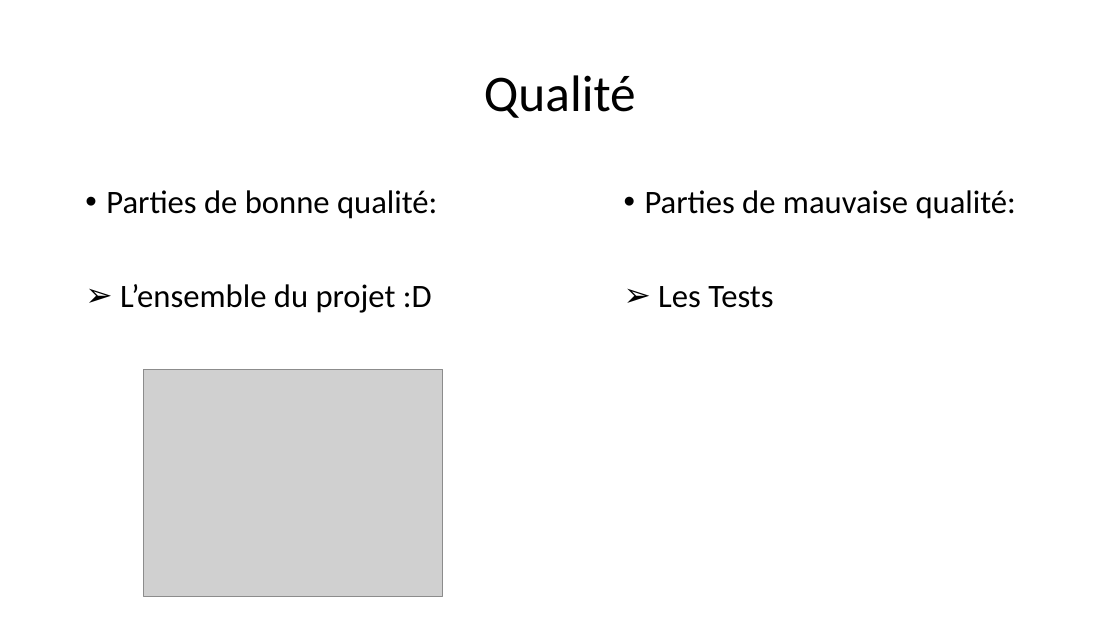
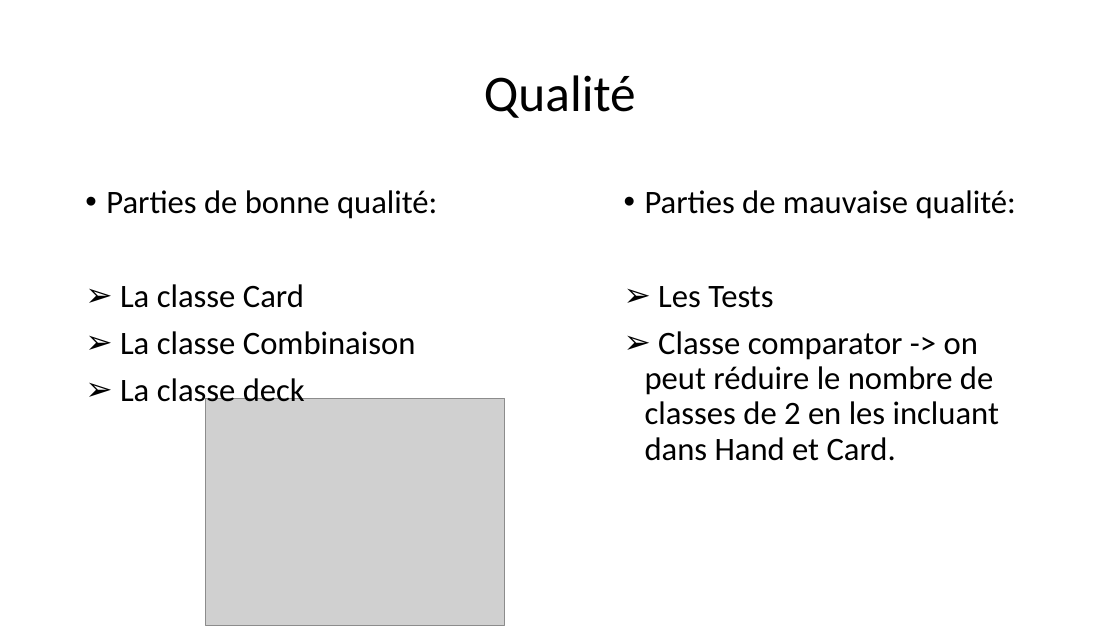
Before and after one commit to Supervinh/PNS-pokerhand-comparator-21-22, a slide deck: slide 6 of Poker_-_equipe_GD5.pptx. Drawn at 1120x630 pixels with LibreOffice and Linux fonts; fonts in the diff are those of the drawing; grey boxes stand for pictures. Boxes give left, top, right and bottom in pixels: in the first picture for what was removed or moved away, otherwise in the second. Text is boxed around its words. In the diff, an @@ line names an element or a change of style, - is before the commit and + after.

```diff
--- a/Poker_-_equipe_GD5.pptx
+++ b/Poker_-_equipe_GD5.pptx
@@ text at [120,284,416,409]: text changed @@
-➢ L’ensemble du projet :D
+➢ La classe Card
+➢ La classe Combinaison
+➢ La classe deck
@@ text at [645,331,999,461]: paragraph added @@
+➢ Classe comparator -> on peut réduire le nombre de classes de 2 en les incluant dans Hand et Card.
@@ picture: place and size @@
-picture at [144,370,443,597]
+picture at [206,398,505,625]
```
Also in this commit, not shown: 4 other slides changed, 1 slide added, 1 other file.
